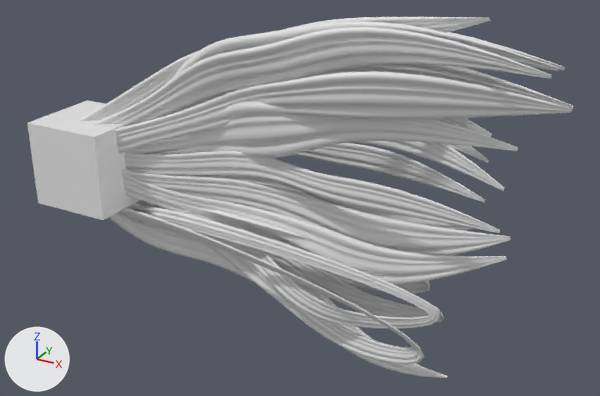
Renders of the FBX model Engine/Asset/box.fbx from each side of a commit.
Rendered twice from a 50 mm camera at (13.16, -13.85, 7.05) aimed at (5.06, 0.89, -0.31). Arrows for +X, +Y and +Z are at lower left; the lights stay in place.

Names of what the first picture shows: 'Cube', 'hair_b'.
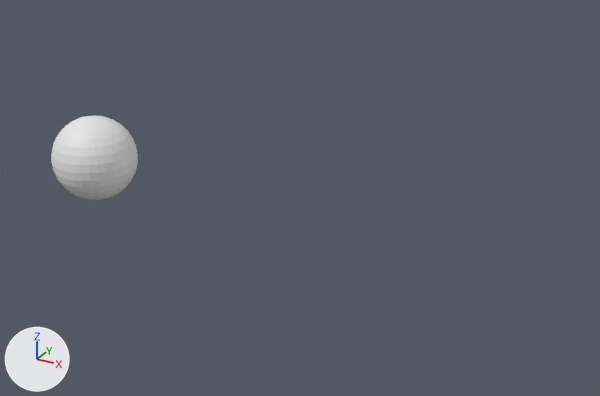
Where the change shows, as pixel boxes (x1, y1, x2, y2) in the pictures (600 x 396 px):
```json
{"object": "hair_b", "change": "deleted", "before": [77, 17, 573, 378]}
{"object": "Cube", "change": "reshaped", "before": [27, 100, 139, 220], "after": [51, 116, 138, 200]}
```

The change, as JSON lines over the scene's bpy script:
```json
{"block": "me_cube", "where": "# used by ob_cube; location = (0.0, 0.0, 0.0)"}
{"op": "remove", "block": "me_cube", "code": "me_cube.from_pydata(...)  # 8 vertices, 6 faces; spans x -1.0..1.0, y -1.0..1.0, z -1.0..1.0"}
{"op": "remove", "block": "me_cube", "code": "me_cube.materials.append(mat_material)  # white #e7e7e7"}
{"op": "add", "block": "me_cube", "code": "me_cube.from_pydata(...)  # 482 vertices, 512 faces; spans x -1.0..1.0, y -1.0..1.0, z -1.0..1.0"}
{"block": "me_cube", "change": "me_cube part 1: 8 vertices removed from x -1.0..1.0, y -1.0..1.0, z -1.0..1.0; 482 vertices added at x -1.0..1.0, y -1.0..1.0, z -1.0..1.0, forming a UV sphere (32 segments, 16 rings, poles along z)"}
{"op": "remove", "block": "ob_hair_b", "code": ["ob_hair_b = bpy.data.objects.new('hair_b', me_nurbspath)", "ob_hair_b.location = (0.0, 0.0, 0.0)"]}
```
